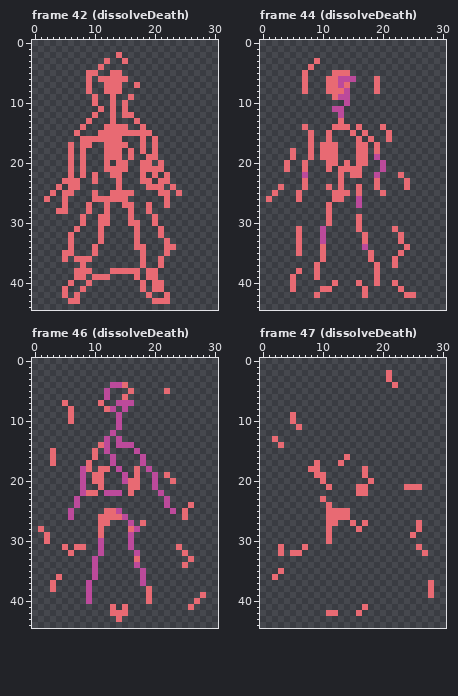
One commit to this pixel-art file: rawAssets/animations/Flipside_Player_Model_AllAnims_Cropped.aseprite. Above: the version before the commit.
31x45 pixels, 92 frames. Shown: frame 42 (dissolveDeath), frame 44 (dissolveDeath), frame 46 (dissolveDeath), frame 47 (dissolveDeath). The commit also changed other frames, which this record leaves out.
The same view after the edit:
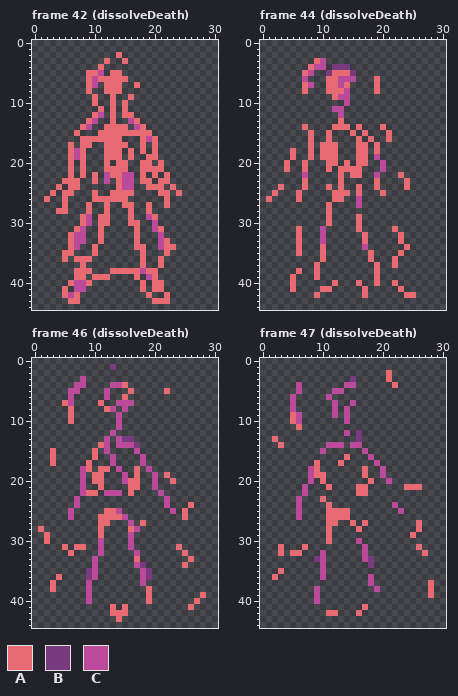
Palette (. is transparent): A #e86a73  B #793a80  C #bc4a9b
The edit:
Frame 42 (dissolveDeath), layer "Sprite Sheet":
The edit adds colour C in row 5 at x 11; in rows 6 to 7 at x 10; in row 12 at x 11; in row 13 at x 10 and 16; in row 14 at x 9 and 17; in row 16 at x 19.
The edit adds colour C in rows 18 to 19 at x 7; in rows 22 to 23 at x 12 and 15 to 16; in row 24 at x 15 to 16; in row 29 at x 9 and 19; in row 30 at x 9; in row 31 at x 8 and 20.
The edit adds colour C in row 32 at x 7 to 8; in row 33 at x 7 to 8 and 21; in row 34 at x 7 and 21; in row 38 at x 18; in row 40 at x 7 to 8; in row 41 at x 7.
The edit adds colour C in row 42 at x 6.
Colour A gives way to colour C in row 30 at x 20; in row 32 at x 21; in row 39 at x 19; in row 41 at x 8.
Frame 44 (dissolveDeath), layer "Sprite Sheet":
The edit adds colour B in row 4 at x 12 to 14; in row 5 at x 11 and 15.
The edit adds colour C in row 3 at x 10; in row 4 at x 9 to 10; in row 5 at x 8; in row 7 at x 8.
Colour A gives way to colour C in row 6 at x 7.
Frame 46 (dissolveDeath), layer "Sprite Sheet":
The edit adds colour B in row 1 at x 13; in row 13 at x 15 to 16; in row 14 at x 17; in row 34 at x 18; in rows 35 to 36 at x 9 and 19.
The edit adds colour C in row 3 at x 8; in row 4 at x 7 to 8; in row 5 at x 6 to 7; in rows 6 to 7 at x 6.
Frame 47 (dissolveDeath), layer "Sprite Sheet":
The edit adds colour B in row 3 at x 15; in rows 12 to 13 at x 16; in row 33 at x 9 and 18; in row 34 at x 18.
The edit adds colour C in row 4 at x 6 and 14 to 15; in row 5 at x 6 and 12 to 13; in row 6 at x 5 and 11; in row 7 at x 5, 12 and 15; in row 8 at x 5, 12 and 14; in row 9 at x 6, 12 and 14.
The edit adds colour C in row 10 at x 6 and 14; in row 12 at x 14; in row 14 at x 11 to 13 and 15 to 16; in row 15 at x 10 and 17; in row 16 at x 18; in row 17 at x 19.
The edit adds colour C in row 18 at x 20; in row 19 at x 8 and 20; in row 20 at x 8 and 21; in rows 21 to 22 at x 7; in row 23 at x 6; in row 24 at x 6 and 22.
The edit adds colour C in row 25 at x 6 and 23; in row 26 at x 6; in row 30 at x 16; in row 31 at x 17; in rows 32 to 33 at x 10 and 17; in rows 34 to 35 at x 10.
The edit adds colour C in row 36 at x 10 and 18; in row 37 at x 18; in row 38 at x 9 and 19; in rows 39 to 40 at x 9.
Colour A gives way to colour C in row 18 at x 8.
